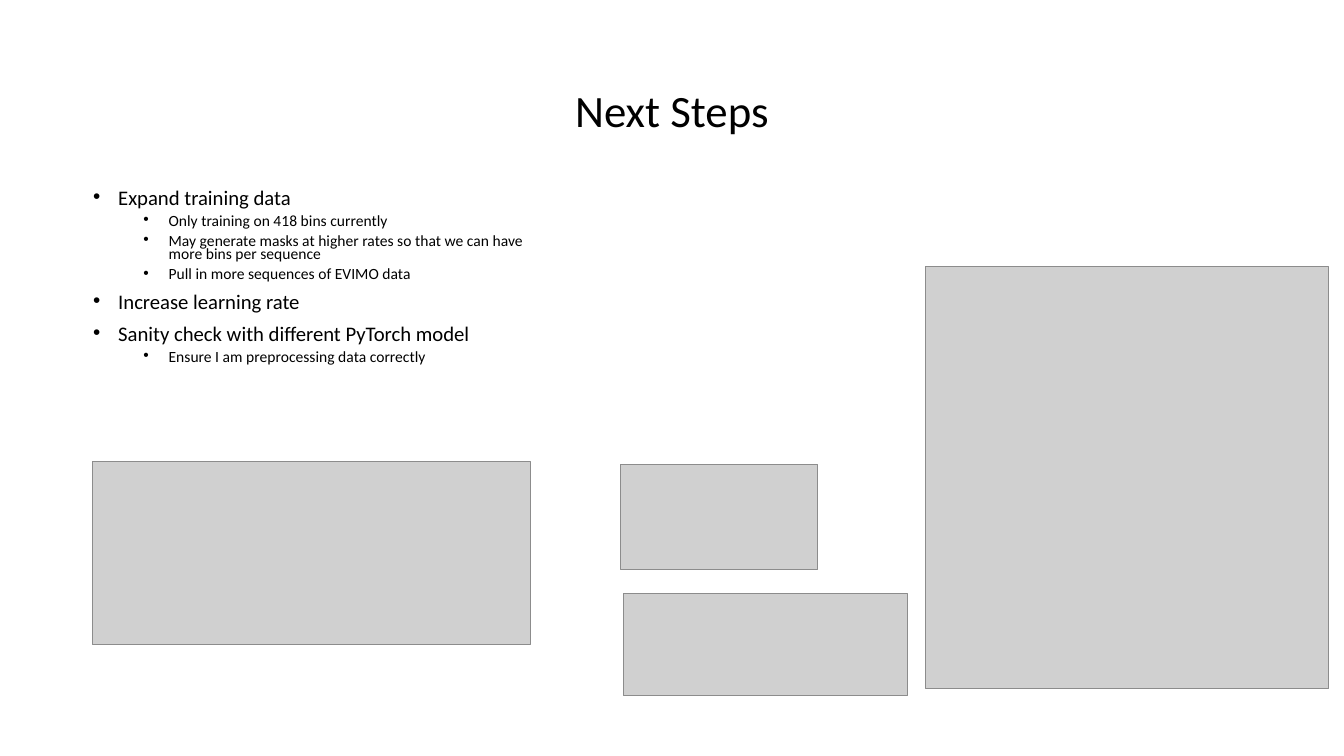
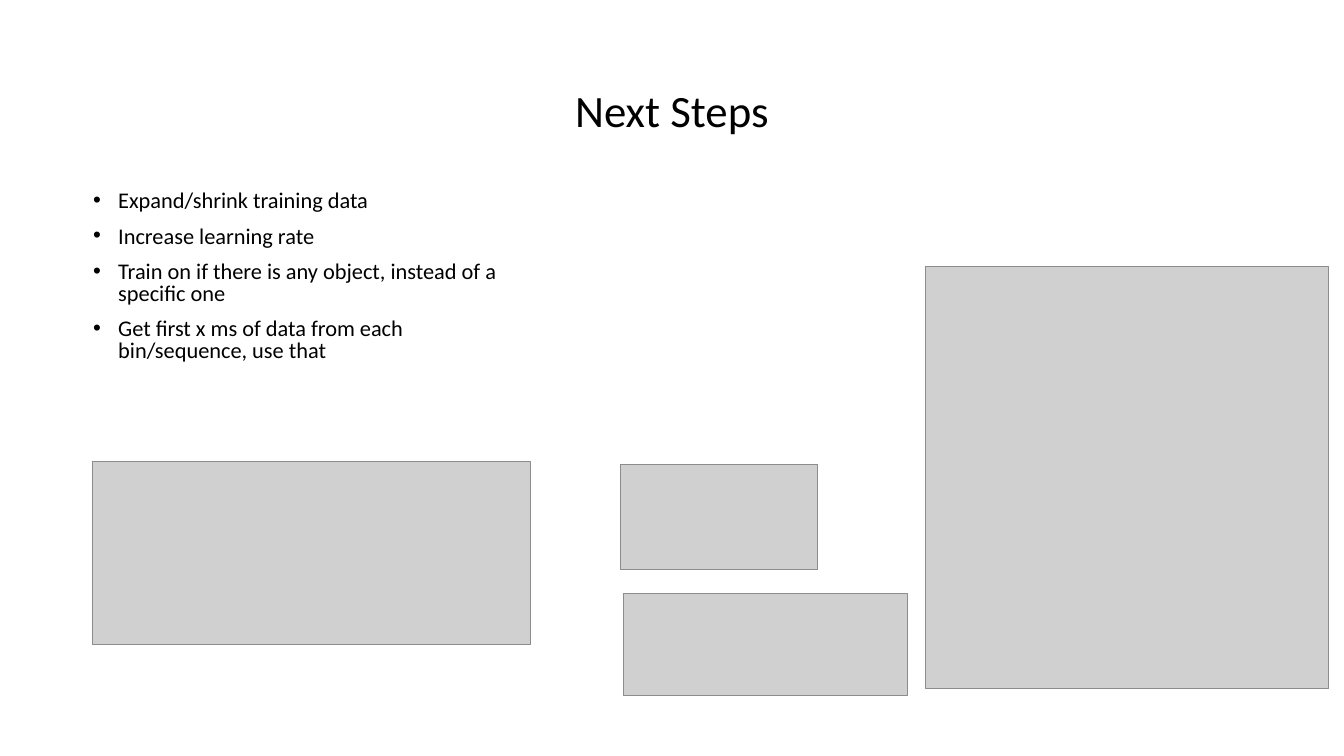
Before and after one commit to tarmst/snn, a slide deck: slide 2 of SNN.pptx. Drawn at 1344x756 pixels with LibreOffice and Linux fonts; fonts in the diff are those of the drawing; grey boxes stand for pictures. Boxes give left, top, right and bottom in pixels: in the first picture for what was removed or moved away, otherwise in the second. Text is boxed around its words. In the diff, an @@ line names an element or a change of style, - is before the commit and + after.

Commit message:
Updating to better handle EVIMO data

```diff
--- a/SNN.pptx
+++ b/SNN.pptx
@@ text at [118, 192, 368, 212]: text changed; size 11.1 to 16 pt @@
-• Expand training data
-  • Only training on 418 bins currently
-  • May generate masks at higher rates so that we can have more bins per sequence
-  • Pull in more sequences of EVIMO data
+• Expand/shrink training data
@@ text at [118, 228, 314, 248]: size 14.8 to 16 pt in "Increase learning rate"; line spacing 0.7 to 0.8 @@
@@ text at [118, 263, 496, 362]: text changed; size 14.8 to 16 pt @@
-• Sanity check with different PyTorch model
-  • Ensure I am preprocessing data correctly
+• Train on if there is any object, instead of a specific one
+• Get first x ms of data from each bin/sequence, use that
```
Also in this commit, not shown: 3 other files.
